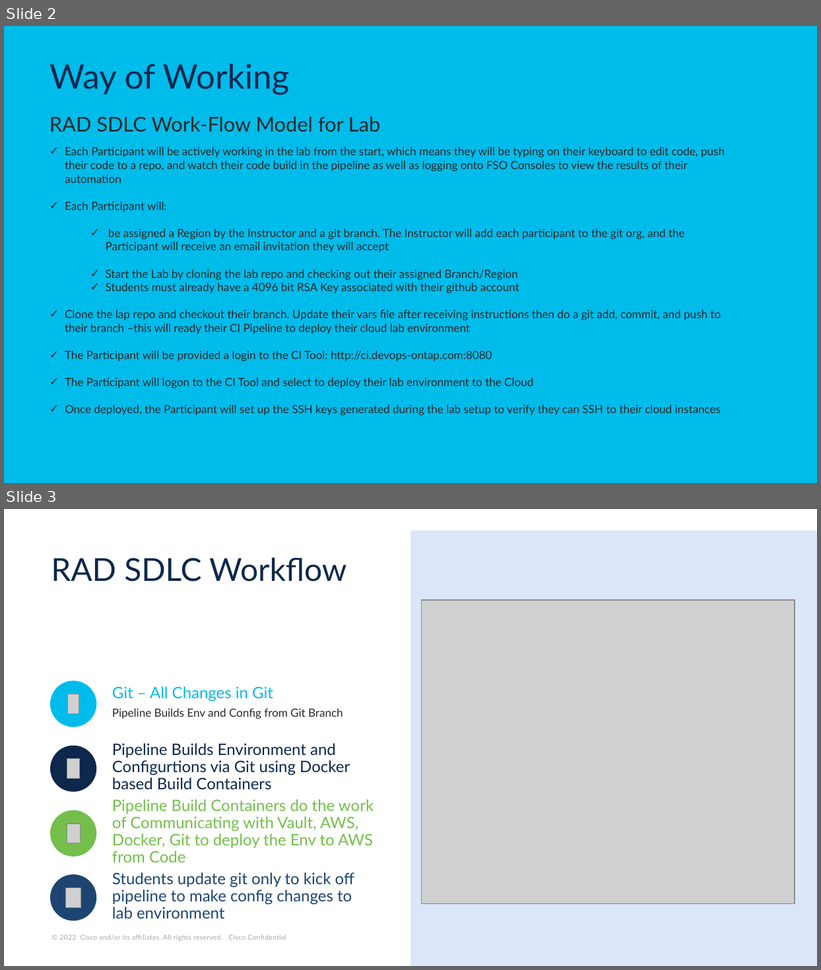
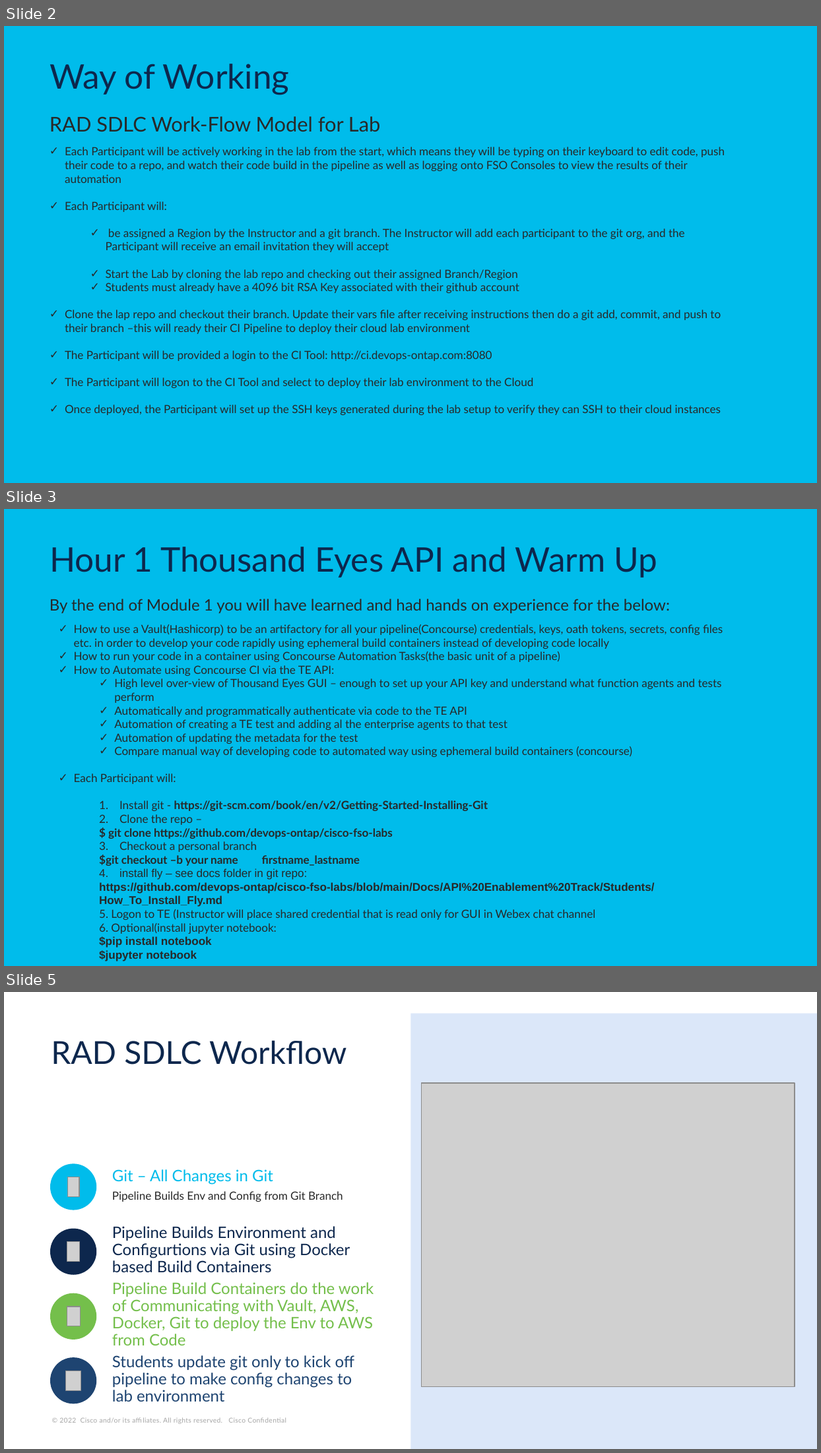
Before and after one commit to devops-ontap/cisco-fso-labs, a slide deck: Docs/Lab Infrastructure Deployment Track/CISCO FSO CLOUD LAB .pptx. Shown one above the other, each under a label of ours: slides 2 and 3 before the commit, slides 2, 3 and 5 after it; the slides between them are not shown. The pictures are 821x970 and 821x1453 pixels, drawn with LibreOffice and Linux fonts; fonts in the diff are those of the drawing; grey boxes stand for pictures. Boxes give left, top, right and bottom in pixels: in the first picture for what was removed or moved away, otherwise in the second. Text is boxed around its words. In the diff, an @@ line names an element or a change of style, - is before the commit and + after.

```diff
--- a/Docs/Lab Infrastructure Deployment Track/CISCO FSO CLOUD LAB .pptx
+++ b/Docs/Lab Infrastructure Deployment Track/CISCO FSO CLOUD LAB .pptx
@@ slide 3 added at [4,509,817,966], background #FFFFFF; not listed: 1 template element that a slide beside it also shows @@
@@ title added at [50,547,658,578], 30 pt, text #0D274D @@
+Hour 1 Thousand Eyes API and Warm Up
@@ text added at [50,599,670,613], 14 pt, text #282828 @@
+By the end of Module 1 you will have learned and had hands on experience for the below:
@@ text added at [74,625,723,962], 10 pt, text #282828 @@
+✓ How to use a Vault(Hashicorp) to be an artifactory for all your pipeline(Concourse) credentials, keys, oath tokens, secrets, config files etc. in order to develop your code rapidly using ephemeral build containers instead of developing code locally
+✓ How to run your code in a container using Concourse Automation Tasks(the basic unit of a pipeline)
+✓ How to Automate using Concourse CI via the TE API:
+  ✓ High level over-view of Thousand Eyes GUI – enough to set up your API key and understand what function agents and tests perform
+  ✓ Automatically and programmatically authenticate via code to the TE API
+  ✓ Automation of creating a TE test and adding al the enterprise agents to that test
+  ✓ Automation of updating the metadata for the test
+  ✓ Compare manual way of developing code to automated way using ephemeral build containers (concourse)
+✓ Each Participant will:
+  1. Install git - https://git-scm.com/book/en/v2/Getting-Started-Installing-Git
+  2. Clone the repo –
+  $ git clone https://github.com/devops-ontap/cisco-fso-labs
+  1. Checkout a personal branch
+  $git checkout –b your name firstname_lastname
+  1. install fly – see docs folder in git repo:
+  https://github.com/devops-ontap/cisco-fso-labs/blob/main/Docs/API%20Enablement%20Track/Students/How_To_Install_Fly.md
+  5. Logon to TE (Instructor will place shared credential that is read only for GUI in Webex chat channel
+  6. Optional(install jupyter notebook:
+  $pip install notebook
+  $jupyter notebook
@@ what was slide 3 is now slide 5 @@
```
Also in this commit, not shown: 1 other slide added, 19 other files.
